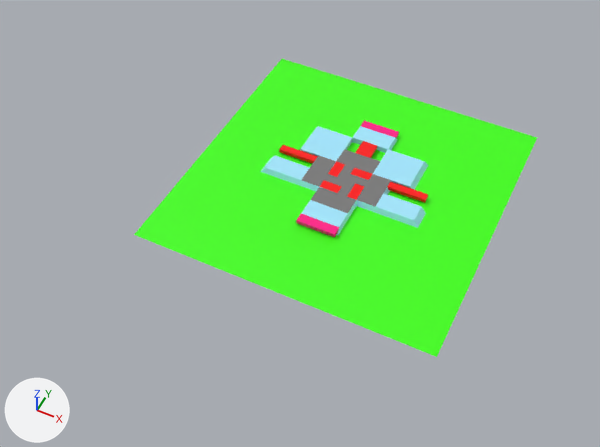
The FBX model Assets/_Arte/Environment/3-Campos de la Deformidad/Dressing/N3Sala1_Dressed.fbx as it was, and as the next commit left it.
The view is the same before and after, from a 50 mm lens placed at (41.4, -137.0, 148.6), pointed at (-20.5, -13.2, -6.2). The lights are fixed; the arrows at lower left show +X, +Y and +Z. The picture after the commit comes second. Where no turn or scale is listed for an object, it has been applied to the vertices.

The scene before the commit, as lines of its bpy script (objects in view):
```python
me_mesh_070 = bpy.data.meshes.new('Mesh.070')
me_mesh_070.from_pydata(...)  # 193 vertices, 170 faces; spans x -22.2..22.2, y -19.4..19.4, z -3.5..3.5
# faces by material slot: [144, 26]
me_mesh_070.materials.append(mat_lambert2)  # cyan #a4e8ff
me_mesh_070.materials.append(mat_ajedrez)  # grey #7a7a7a
me_mesh_071 = bpy.data.meshes.new('Mesh.071')
me_mesh_071.from_pydata(...)  # 121 vertices, 100 faces; spans x -37.9..37.9, y -37.9..37.9, z 0.0
me_mesh_071.materials.append(mat_cesped1)  # green #3eff00
ob_cesped = bpy.data.objects.new('Cesped', me_mesh_071)
ob_cesped.location = (-13.6, -0.9, 0.0)
ob_piso = bpy.data.objects.new('Piso', me_mesh_070)
ob_piso.location = (-13.6, 1.1, -2.0)
```
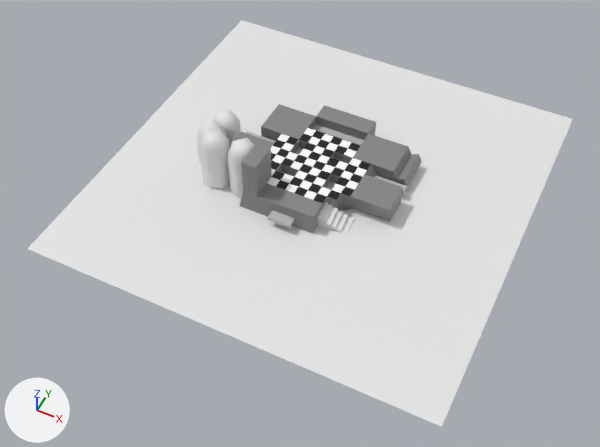
Where the newer file only moved an object's origin or applied its transform, the numbers keep the older frame.

Edits to the bpy script that builds the scene:
```text
Add img_t_ajedrez_png:
    img_t_ajedrez_png = load_image('T_Ajedrez.png', '../T_Ajedrez.png', 250, 250, 'sRGB')
Add mat_openpbr_shader1:
    mat_openpbr_shader1 = principled_material('openPBR_shader1')
    mat_openpbr_shader1.base_color = (0.8, 0.8, 0.8)  # white #e7e7e7
Add mat_scenariomat:
    mat_scenariomat = principled_material('ScenarioMat')
    mat_scenariomat.base_color = (0.238, 0.238, 0.238)  # grey #868686
Add mat_chesstiles:
    mat_chesstiles = principled_material('ChessTiles')
    mat_chesstiles.texture = img_t_ajedrez_png
Add me_mesh_080:
    me_mesh_080.from_pydata(...)  # 121 vertices, 100 faces; spans x -51.6..51.6, y -51.6..51.6, z 0.0
    me_mesh_080.materials.append(mat_openpbr_shader1)  # white #e7e7e7
Add me_mesh_085:
    me_mesh_085.from_pydata(...)  # 25 vertices, 20 faces; spans x -3.5..3.5, y -3.5..3.5, z -7.7..7.7
    me_mesh_085.materials.append(mat_openpbr_shader1)  # white #e7e7e7
Add me_mesh_082:
    me_mesh_082.from_pydata(...)  # 38 vertices, 36 faces; spans x -3.8..3.8, y -2.81..2.81, z -2.47..2.47
    me_mesh_082.materials.append(mat_openpbr_shader1)  # white #e7e7e7
Add me_mesh_087:
    me_mesh_087.from_pydata(...)  # 25 vertices, 20 faces; spans x -3.5..3.5, y -3.5..3.5, z -7.7..7.7
    me_mesh_087.materials.append(mat_openpbr_shader1)  # white #e7e7e7
Add me_mesh_083:
    me_mesh_083.from_pydata(...)  # 38 vertices, 36 faces; spans x -3.98..3.98, y -3.09..3.09, z -2.47..2.47
    me_mesh_083.materials.append(mat_openpbr_shader1)  # white #e7e7e7
Add me_mesh_086:
    me_mesh_086.from_pydata(...)  # 25 vertices, 20 faces; spans x -3.5..3.5, y -3.5..3.5, z -7.7..7.7
    me_mesh_086.materials.append(mat_openpbr_shader1)  # white #e7e7e7
Add me_mesh_084:
    me_mesh_084.from_pydata(...)  # 25 vertices, 20 faces; spans x -3.5..3.5, y -3.5..3.5, z -7.7..7.7
    me_mesh_084.materials.append(mat_openpbr_shader1)  # white #e7e7e7
Add me_mesh_081:
    me_mesh_081.from_pydata(...)  # 143 vertices, 119 faces; spans x -22.5..22.5, y -18.7..18.7, z -9.0..9.0
    # faces by material slot: [94, 25]
    me_mesh_081.materials.append(mat_scenariomat)  # grey #868686
    me_mesh_081.materials.append(mat_chesstiles)  # picture img_t_ajedrez_png
Remove ob_piso:
    ob_piso = bpy.data.objects.new('Piso', me_mesh_070)
    ob_piso.location = (-13.6, 1.1, -2.0)
Remove ob_cesped:
    ob_cesped = bpy.data.objects.new('Cesped', me_mesh_071)
    ob_cesped.location = (-13.6, -0.9, 0.0)
Add ob_fondo:
    ob_fondo = bpy.data.objects.new('Fondo', me_mesh_080)
    ob_fondo.location = (-20.8, -1.2, -1.4)
Add ob_pcube71:
    ob_pcube71 = bpy.data.objects.new('pCube71', me_mesh_085)
    ob_pcube71.location = (-43.9, -12.9, 6.6)
Add ob_pcube67:
    ob_pcube67 = bpy.data.objects.new('pCube67', me_mesh_082)
    ob_pcube67.location = (-33.1, 15.9, 0.2)
Add ob_pcube73:
    ob_pcube73 = bpy.data.objects.new('pCube73', me_mesh_087)
    ob_pcube73.location = (-48.8, 0.6, 0.5)
Add ob_pcube68:
    ob_pcube68 = bpy.data.objects.new('pCube68', me_mesh_083)
    ob_pcube68.location = (-11.0, -13.1, 0.2)
Add ob_pcube72:
    ob_pcube72 = bpy.data.objects.new('pCube72', me_mesh_086)
    ob_pcube72.location = (-48.8, -6.7, 3.0)
Add ob_pcube70:
    ob_pcube70 = bpy.data.objects.new('pCube70', me_mesh_084)
    ob_pcube70.location = (-36.1, -12.6, 6.6)
Add ob_ground:
    ob_ground = bpy.data.objects.new('Ground', me_mesh_081)
    ob_ground.location = (-21.8, 0.2, 5.0)
```

What differs and where, as boxes (x1, y1, x2, y2) in the pictures (600 x 447 px):
'Fondo', added
    after: (27, 20, 573, 427)
'Cesped', deleted (green)
    before: (134, 59, 537, 357)
'Ground', added
    after: (230, 104, 422, 233)
'Piso', deleted
    before: (260, 126, 428, 235)
'pCube71', added
    after: (199, 129, 230, 189)
'pCube70', added
    after: (228, 138, 254, 197)
'pCube68', added
    after: (317, 202, 354, 232)
'pCube73', added
    after: (214, 110, 241, 143)
'pCube72', added
    after: (196, 119, 226, 162)
'pCube67', added (mostly hidden)
    after: (311, 113, 318, 125)
